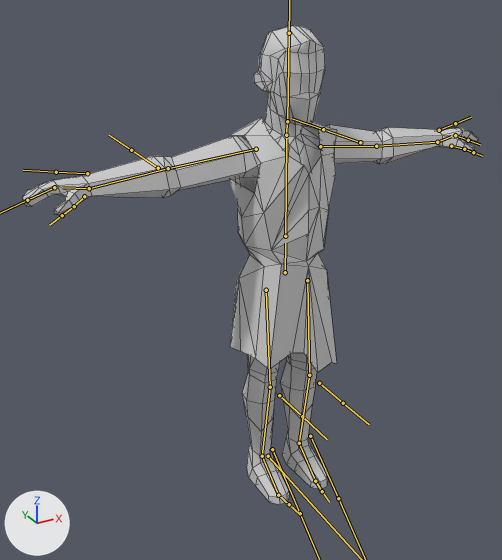
The FBX model Projekt Unity/TowerDefense/Assets/Modele/EpokaKamienia/FBX/Postacie/Postac1.fbx: old version first, new version second.
The view is the same before and after, from a 50 mm camera at (-37.6, -61.1, 57.5) aimed at (-4.0, -0.1, 27.0). Every picture has the same lights, and +X, +Y and +Z are marked at lower left. The bones that bend it are drawn over the model as lines. Mesh edges are drawn as thin lines.

The first picture shows 'Postac1'.
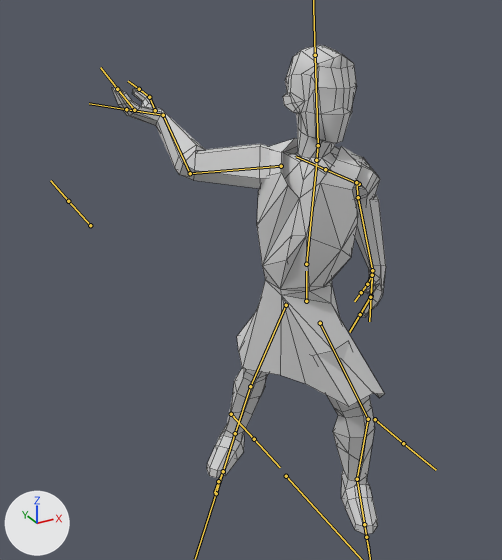
The newer file adds an action. The first version stands in its rest pose; the second is drawn at frame 38 of the action 'Armature.001|AtakRzut'.

What the commit changed:
Bone 'Hand_IK_L' (bone_hand_ik_l) moves from (0.0, 0.0, 0.0) to (-3.8, -16.1, 10.7).
Bone 'Hand_IK_L' (bone_hand_ik_l) turns from (0, 0, 0) to (111, -29, 22) degrees about its own x, y and z.
Bone 'Root' (bone_root) moves from (0.0, 0.0, 0.0) to (0.0, 4.4, 0.0).
Bone 'mixamorig:Hips' (bone_mixamorig_hips) moves from (0.0, 0.0, 0.0) to (0.0, -1.6, 0.0).
Bone 'mixamorig:Hips' (bone_mixamorig_hips) turns from (0, 0, 0) to (2, -81, 0) degrees about its own x, y and z.
Bone 'mixamorig:Spine2' (bone_mixamorig_spine2) turns from (0, 0, 0) to (-5, 30, -3) degrees about its own x, y and z.
Bone 'mixamorig:Neck' (bone_mixamorig_neck) turns from (0, 0, 0) to (-8, 1, 2) degrees about its own x, y and z.
Bone 'mixamorig:Head' (bone_mixamorig_head) turns from (0, 0, 0) to (3, 56, 10) degrees about its own x, y and z.
Bone 'mixamorig:LeftArm' (bone_mixamorig_leftarm) turns from (0, 0, 0) to (46, 57, -47) degrees about its own x, y and z.
Bone 'mixamorig:LeftForeArm' (bone_mixamorig_leftforearm) turns from (0, 0, 0) to (-2, -2, 77) degrees about its own x, y and z.
Bone 'mixamorig:LeftHand' (bone_mixamorig_lefthand) turns from (0, 0, 0) to (26, -13, 9) degrees about its own x, y and z.
Bone 'mixamorig:RightArm' (bone_mixamorig_rightarm) turns from (0, 0, 0) to (-1, 136, -42) degrees about its own x, y and z.
Bone 'mixamorig:RightForeArm' (bone_mixamorig_rightforearm) turns from (0, 0, 0) to (-3, 14, -63) degrees about its own x, y and z.
Bone 'mixamorig:RightHand' (bone_mixamorig_righthand) turns from (0, 0, 0) to (6, 36, 67) degrees about its own x, y and z.
Bone 'mixamorig:RightHandThumb1' (bone_mixamorig_righthandthumb1) turns from (0, 0, 0) to (38, -27, -8) degrees about its own x, y and z.
Bone 'mixamorig:RightHandThumb1.001' (bone_mixamorig_righthandthumb1_001) turns from (0, 0, 0) to (-15, 0, 19) degrees about its own x, y and z.
Bone 'mixamorig:RightHandMiddle1' (bone_mixamorig_righthandmiddle1) turns from (0, 0, 0) to (18, 2, 6) degrees about its own x, y and z.
Bone 'mixamorig:LeftUpLeg' (bone_mixamorig_leftupleg) turns from (0, 0, 0) to (95, -106, -68) degrees about its own x, y and z.
Bone 'mixamorig:LeftLeg' (bone_mixamorig_leftleg) turns from (0, 0, 0) to (-25, 0, 0) degrees about its own x, y and z.
Bone 'mixamorig:LeftFoot' (bone_mixamorig_leftfoot) turns from (0, 0, 0) to (1, 16, -35) degrees about its own x, y and z.
Bone 'mixamorig:RightUpLeg' (bone_mixamorig_rightupleg) turns from (0, 0, 0) to (11, -32, -21) degrees about its own x, y and z.
Bone 'mixamorig:RightLeg' (bone_mixamorig_rightleg) turns from (0, 0, 0) to (-6, 0, 1) degrees about its own x, y and z.
Bone 'mixamorig:RightFoot' (bone_mixamorig_rightfoot) turns from (0, 0, 0) to (11, 14, 13) degrees about its own x, y and z.

Changed parts and their boxes [x1, y1, x2, y2] in the pictures (502 x 560 px):
'Postac1', posed (40% narrower): before [23, 25, 479, 505]; after [112, 45, 386, 534]
bone 'Hand_IK_L', root to tip: before (439, 130) to (455, 123); after (372, 270) to (371, 296)
bone 'mixamorig:Hips', root to tip: before (285, 272) to (285, 243); after (306, 301) to (306, 271)
bone 'mixamorig:Spine2', root to tip: before (285, 236) to (286, 138); after (306, 264) to (316, 163)
bone 'mixamorig:Neck', root to tip: before (286, 135) to (287, 121); after (316, 160) to (318, 145)
bone 'mixamorig:Head', root to tip: before (287, 121) to (289, 33); after (318, 145) to (315, 55)
bone 'mixamorig:LeftArm', root to tip: before (320, 146) to (376, 146); after (356, 182) to (358, 197)
bone 'mixamorig:LeftForeArm', root to tip: before (376, 146) to (437, 142); after (358, 197) to (372, 270)
bone 'mixamorig:LeftHand', root to tip: before (437, 142) to (451, 136); after (372, 270) to (371, 291)
bone 'mixamorig:RightArm', root to tip: before (256, 149) to (168, 168); after (281, 166) to (190, 173)
bone 'mixamorig:RightForeArm', root to tip: before (168, 168) to (89, 188); after (190, 173) to (163, 115)
bone 'mixamorig:RightHand', root to tip: before (89, 188) to (62, 187); after (163, 115) to (140, 111)
bone 'mixamorig:RightHandThumb1', root to tip: before (84, 196) to (74, 206); after (155, 110) to (149, 97)
bone 'mixamorig:RightHandThumb1.001', root to tip: before (74, 206) to (62, 215); after (149, 97) to (139, 89)
bone 'mixamorig:RightHandMiddle1', root to tip: before (54, 187) to (27, 200); after (134, 110) to (117, 89)
bone 'mixamorig:LeftUpLeg', root to tip: before (307, 280) to (309, 375); after (320, 323) to (368, 419)
bone 'mixamorig:LeftLeg', root to tip: before (309, 375) to (299, 443); after (368, 419) to (357, 479)
bone 'mixamorig:LeftFoot', root to tip: before (299, 443) to (315, 481); after (357, 479) to (364, 524)
bone 'mixamorig:RightUpLeg', root to tip: before (266, 290) to (270, 387); after (286, 305) to (250, 386)
bone 'mixamorig:RightLeg', root to tip: before (270, 387) to (262, 456); after (250, 386) to (235, 433)
bone 'mixamorig:RightFoot', root to tip: before (262, 456) to (278, 495); after (235, 433) to (223, 471)
